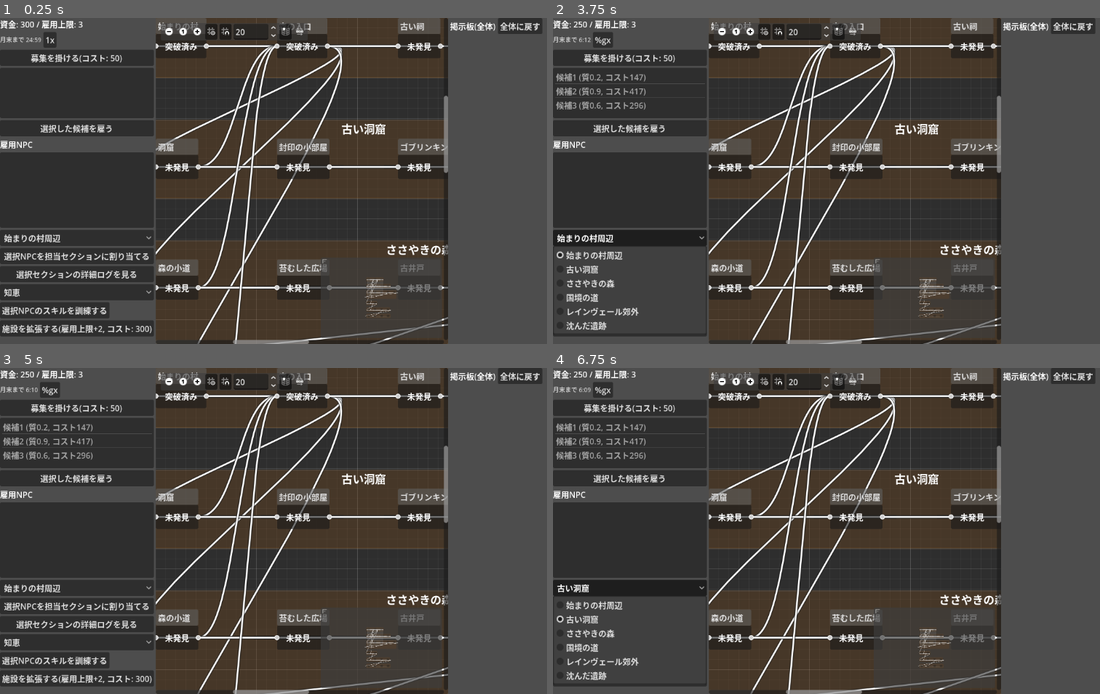
Above: before the commit, frames 1-4 (two rows, left to right).
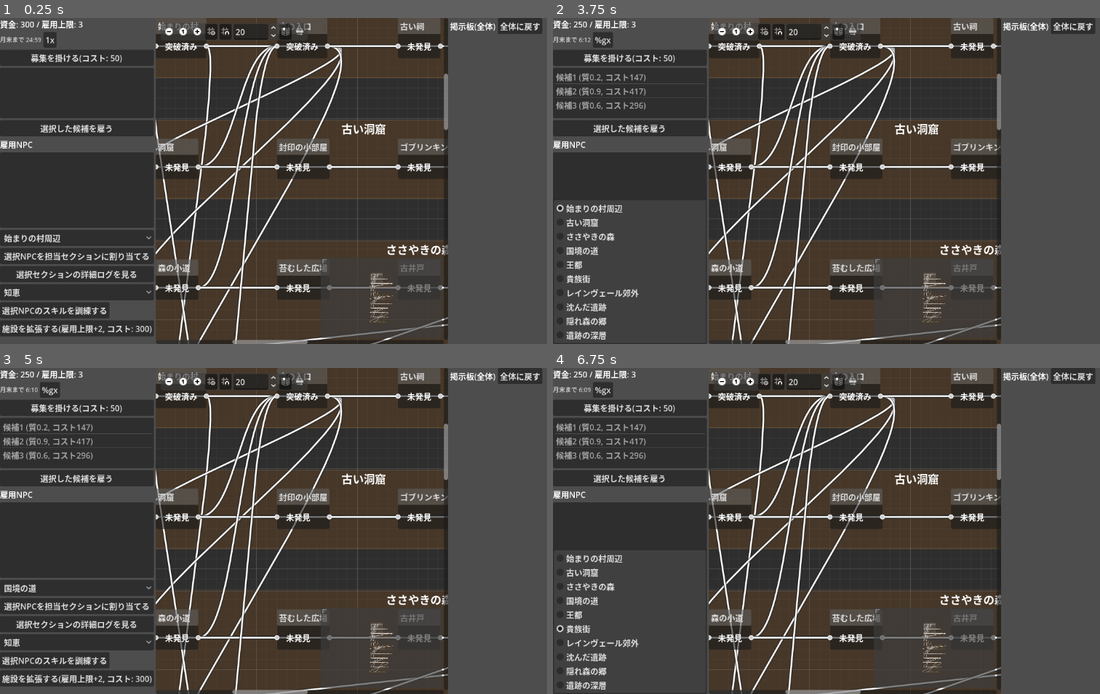
Above: after the commit, the same moments.

Repository: theronium/WorldSeeker
Game: Godot game, scene res://scenes/main.tscn
The game is run twice, just before and just after one commit, with the same random seed, the same clock (stepped at 60 frames per second) and the same inputs.
Inputs (mouse positions are in pixels of both pictures, inside the frame that each line leads up to):
- Up to frame 1 (0.25 s): no input
- Up to frame 2 (3.75 s): click "1x" at 0.5 s; click "%gx" at 1.25 s; click "募集を掛ける(コスト: 50)" at 2 s; click "選択した候補を雇う" at 2.75 s; click "始まりの村周辺" at 3.5 s
- Up to frame 3 (5 s): click "選択NPCを担当セクションに割り当てる" at 4.25 s
- Up to frame 4 (6.75 s): click (629, 586) at 5 s, where only the run after the commit has a clickable "国境の道"; click "選択セクションの詳細ログを見る" at 5.75 s; click (629, 586) at 6.5 s, where only the run after the commit has a clickable "貴族街"

The runs differ from the first frame. In frame 1, 1.0% of the frame differs, in the area x 28-82%, y 8-100%; in frame 2, 4.0%; in frame 3, 1.2%; in frame 4, 4.0%, in the area x 0-82%, y 8-100%.

Commit message:
Double world content: add capital/noble-quarter and elven-woods/deep-ruins content
Adds 4 new sections and 22 new floors across both existing areas
(kingdom: 王都/貴族街, reinvale: 隠れ森の郷/遺跡の深層), bringing the
world to 2 areas / 10 sections / 44 floors. Exercises higher-difficulty
skill gates (wisdom/lockpicking up to Lv4), two more bloodline gates
(旧家の血筋, 森人の血), and a new cross-section item reward chain
(thief_signet earned in 王都, spent in 貴族街). Verified reachable and
clearable end-to-end via a multi-phase in-place simulation (NPCs
reassigned across sections to exercise the cross-section item/bloodline
gates), then reverted the diagnostic code.

Co-Authored-By: Claude Sonnet 5 <noreply@anthropic.com>

Diff:
--- a/godot/scripts/world_data.gd
+++ b/godot/scripts/world_data.gd
@@ -12,6 +12,9 @@
 
 func _define_items() -> void:
 	Items.define("goblin_amulet", "ゴブリンキングの護符")
+	Items.define("old_expedition_map", "古い探検隊の地図")
+	Items.define("thief_signet", "盗賊の印章")
+	Items.define("crown_of_the_deep", "深淵の王冠")
 
 func _build_kingdom() -> void:
 	WorldMap.add_area("kingdom", "小さな王国")
@@ -19,9 +22,11 @@
 	WorldMap.add_section("old_cave_dungeon", "古い洞窟", "kingdom")
 	WorldMap.add_section("whispering_forest", "ささやきの森", "kingdom")
 	WorldMap.add_section("border_road", "国境の道", "kingdom")
+	WorldMap.add_section("capital_district", "王都", "kingdom")
+	WorldMap.add_section("noble_quarter", "貴族街", "kingdom")
 
 	# --- 始まりの村周辺 ---
-	WorldMap.add_node("village", "始まりの村", ["forest_edge"], {}, "village_area")
+	WorldMap.add_node("village", "始まりの村", ["forest_edge", "capital_road"], {}, "village_area")
 	WorldMap.add_node("forest_edge", "森の入口", ["village", "old_shrine", "cave", "forest_path", "border_path"], {}, "village_area")
 	WorldMap.add_node("old_shrine", "古い祠", ["forest_edge"], {"type": "skill", "skill": SkillTypes.Skill.WISDOM, "min_level": 2}, "village_area")
 	WorldMap.mark_passed("village")
@@ -96,15 +101,76 @@
 			{"side": "none", "name": "", "text": "「証がなければ通せぬ」衛兵は道を譲らなかった。", "outcome": "fail"},
 		])
 
+	# --- 王都 ---
+	WorldMap.add_node("capital_road", "王都へ続く街道", ["village", "capital_gate"], {}, "capital_district")
+	WorldMap.add_node("capital_gate", "王都の門", ["capital_road", "capital_plaza"], {}, "capital_district")
+	WorldMap.add_node("capital_plaza", "王都広場", ["capital_gate", "guild_hall", "market_district", "noble_gate"], {}, "capital_district")
+	WorldMap.add_node("guild_hall", "冒険者ギルド", ["capital_plaza", "archive_room"], {"type": "skill", "skill": SkillTypes.Skill.WISDOM, "min_level": 1}, "capital_district")
+	WorldMap.add_node("archive_room", "古文書庫", ["guild_hall", "royal_library"], {"type": "skill", "skill": SkillTypes.Skill.WISDOM, "min_level": 3}, "capital_district", "old_expedition_map")
+	WorldMap.add_node("royal_library", "王立図書館の禁書区画", ["archive_room"], {"type": "item", "item": "old_expedition_map"}, "capital_district")
+	WorldMap.add_node("market_district", "商業区", ["capital_plaza", "back_alley"], {}, "capital_district")
+	WorldMap.add_node("back_alley", "裏路地", ["market_district", "thieves_den"], {"type": "skill", "skill": SkillTypes.Skill.LOCKPICKING, "min_level": 2}, "capital_district")
+	WorldMap.add_node("thieves_den", "盗賊団のアジト", ["back_alley"], {"type": "combat", "enemy_power": 35}, "capital_district", "thief_signet")
+
+	WorldMap.set_event_scripts("archive_room",
+		[
+			{"side": "none", "name": "古文書庫", "text": "崩れかけた棚に、色褪せた探検記録の束が眠っている。", "next": 1},
+			{"side": "none", "name": "", "text": "記録の中から、当時の探検隊が遺した地図を見つけ出した。", "outcome": "pass"},
+		],
+		[
+			{"side": "none", "name": "古文書庫", "text": "崩れかけた棚に、色褪せた探検記録の束が眠っている。", "next": 1},
+			{"side": "none", "name": "", "text": "文字はほとんど判読できず、手がかりは得られなかった。", "outcome": "fail"},
+		])
+
+	WorldMap.set_event_scripts("thieves_den",
+		[
+			{"side": "right", "name": "盗賊団の頭目", "text": "裏路地に迷い込むとはな……高くつくぜ？", "next": 1},
+			{"side": "none", "name": "", "text": "頭目を打ち倒し、印章を回収した。", "outcome": "pass"},
+		],
+		[
+			{"side": "right", "name": "盗賊団の頭目", "text": "裏路地に迷い込むとはな……高くつくぜ？", "next": 1},
+			{"side": "none", "name": "", "text": "一味に囲まれ、命からがら逃げ出した。", "outcome": "fail"},
+		])
+
+	# --- 貴族街 ---
+	# 王都広場(capital_plaza)から血筋を示すことで入れる区画。
+	WorldMap.add_node("noble_gate", "貴族街の門", ["capital_plaza", "manor_garden"], {"type": "innate_trait", "trait": "bloodline", "value": "旧家の血筋"}, "noble_quarter")
+	WorldMap.add_node("manor_garden", "屋敷の庭園", ["noble_gate", "hidden_vault", "cathedral_square"], {}, "noble_quarter")
+	WorldMap.add_node("hidden_vault", "隠し金庫室", ["manor_garden"], {"type": "item", "item": "thief_signet"}, "noble_quarter")
+	WorldMap.add_node("cathedral_square", "大聖堂前広場", ["manor_garden", "bell_tower"], {}, "noble_quarter")
+	WorldMap.add_node("bell_tower", "大聖堂の鐘楼", ["cathedral_square"], {"type": "skill", "skill": SkillTypes.Skill.DESTRUCTION, "min_level": 3}, "noble_quarter")
+
+	WorldMap.set_event_scripts("noble_gate",
+		[
+			{"side": "left", "name": "門番", "text": "ここから先は由緒ある家柄の者のみが立ち入れる。家名を名乗れ。", "next": 1},
+			{"side": "none", "name": "", "text": "血筋を確かめた門番は、静かに門を開いた。", "outcome": "pass"},
+		],
+		[
+			{"side": "left", "name": "門番", "text": "ここから先は由緒ある家柄の者のみが立ち入れる。家名を名乗れ。", "next": 1},
+			{"side": "none", "name": "", "text": "「聞いたことのない家名だ」門番は取り合わなかった。", "outcome": "fail"},
+		])
+
+	WorldMap.set_event_scripts("hidden_vault",
+		[
+			{"side": "none", "name": "隠し金庫室", "text": "扉には見覚えのある紋章の凹みがある。", "next": 1},
+			{"side": "none", "name": "", "text": "盗賊団の印章を差し込むと、重い扉が開いた。", "outcome": "pass"},
+		],
+		[
+			{"side": "none", "name": "隠し金庫室", "text": "扉には見覚えのある紋章の凹みがある。", "next": 1},
+			{"side": "none", "name": "", "text": "凹みに合う印章を持っていない。扉は開かなかった。", "outcome": "fail"},
+		])
+
 func _build_reinvale() -> void:
 	WorldMap.add_area("reinvale", "隣国レインヴェール")
 	WorldMap.add_section("reinvale_outskirts", "レインヴェール郊外", "reinvale")
 	WorldMap.add_section("sunken_ruins", "沈んだ遺跡", "reinvale")
+	WorldMap.add_section("elven_woods", "隠れ森の郷", "reinvale")
+	WorldMap.add_section("sunken_depths", "遺跡の深層", "reinvale")
 
 	# --- レインヴェール郊外 ---
 	# 王国の国境検問所(border_checkpoint)を突破すると、ここが隣接フロアとして開ける。
 	WorldMap.add_node("reinvale_gate", "国境門", ["border_checkpoint", "market_road"], {}, "reinvale_outskirts")
-	WorldMap.add_node("market_road", "市場通り", ["reinvale_gate", "old_watchtower", "riverside"], {}, "reinvale_outskirts")
+	WorldMap.add_node("market_road", "市場通り", ["reinvale_gate", "old_watchtower", "riverside", "elf_ward"], {}, "reinvale_outskirts")
 	WorldMap.add_node("old_watchtower", "古い物見塔", ["market_road"], {"type": "skill", "skill": SkillTypes.Skill.WISDOM, "min_level": 3}, "reinvale_outskirts")
 	WorldMap.add_node("riverside", "川辺の道", ["market_road", "sunken_path"], {}, "reinvale_outskirts")
 
@@ -112,7 +178,7 @@
 	WorldMap.add_node("sunken_path", "水没した小道", ["riverside", "ruin_entrance"], {}, "sunken_ruins")
 	WorldMap.add_node("ruin_entrance", "遺跡の入口", ["sunken_path", "ruin_hall"], {"type": "skill", "skill": SkillTypes.Skill.LOCKPICKING, "min_level": 3}, "sunken_ruins")
 	WorldMap.add_node("ruin_hall", "遺跡の大広間", ["ruin_entrance", "throne_room"], {}, "sunken_ruins")
-	WorldMap.add_node("throne_room", "沈める王の間", ["ruin_hall"], {"type": "combat", "enemy_power": 70}, "sunken_ruins")
+	WorldMap.add_node("throne_room", "沈める王の間", ["ruin_hall", "depths_stair"], {"type": "combat", "enemy_power": 70}, "sunken_ruins")
 
 	WorldMap.set_event_scripts("old_watchtower",
 		[
@@ -133,3 +199,57 @@
 			{"side": "right", "name": "沈める王", "text": "……何用だ、我が眠りを妨げる者よ。", "next": 1},
 			{"side": "none", "name": "", "text": "王の力は圧倒的で、生きて広間を後にするのが精一杯だった。", "outcome": "fail"},
 		])
+
+	# --- 隠れ森の郷 ---
+	# 市場通り(market_road)から森人の血を示すことで入れる隠れ里。
+	WorldMap.add_node("elf_ward", "森の結界", ["market_road", "elder_grove"], {"type": "innate_trait", "trait": "bloodline", "value": "森人の血"}, "elven_woods")
+	WorldMap.add_node("elder_grove", "長老の木立", ["elf_ward", "spirit_shrine", "moonwell_guardian"], {}, "elven_woods")
+	WorldMap.add_node("spirit_shrine", "精霊の祠", ["elder_grove"], {"type": "skill", "skill": SkillTypes.Skill.WISDOM, "min_level": 4}, "elven_woods")
+	WorldMap.add_node("moonwell_guardian", "月の泉の守護者", ["elder_grove"], {"type": "combat", "enemy_power": 55}, "elven_woods")
+
+	WorldMap.set_event_scripts("elf_ward",
+		[
+			{"side": "left", "name": "森の精霊", "text": "結界の向こうから声がする。「森人の血を持たぬ者は通さぬ」", "next": 1},
+			{"side": "none", "name": "", "text": "血の証を認めた結界が、静かに揺らいで道を開いた。", "outcome": "pass"},
+		],
+		[
+			{"side": "left", "name": "森の精霊", "text": "結界の向こうから声がする。「森人の血を持たぬ者は通さぬ」", "next": 1},
+			{"side": "none", "name": "", "text": "結界はびくともせず、弾き返されてしまった。", "outcome": "fail"},
+		])
+
+	WorldMap.set_event_scripts("moonwell_guardian",
+		[
+			{"side": "right", "name": "月の泉の守護者", "text": "泉の水面が波立ち、古の獣が姿を現す。", "next": 1},
+			{"side": "none", "name": "", "text": "守護者を退け、泉には再び静けさが戻った。", "outcome": "pass"},
+		],
+		[
+			{"side": "right", "name": "月の泉の守護者", "text": "泉の水面が波立ち、古の獣が姿を現す。", "next": 1},
+			{"side": "none", "name": "", "text": "獣の力に押され、木立の外まで追い返された。", "outcome": "fail"},
+		])
+
+	# --- 遺跡の深層 ---
+	# 沈める王の間(throne_room)を突破すると、さらに奥へ続く階段が見つかる。
+	WorldMap.add_node("depths_stair", "深層へ続く階段", ["throne_room", "flooded_crypt"], {}, "sunken_depths")
+	WorldMap.add_node("flooded_crypt", "水没した墓所", ["depths_stair", "drowned_throne"], {"type": "skill", "skill": SkillTypes.Skill.LOCKPICKING, "min_level": 4}, "sunken_depths")
+	WorldMap.add_node("drowned_throne", "溺れし玉座の間", ["flooded_crypt", "treasure_hall"], {"type": "combat", "enemy_power": 90}, "sunken_depths", "crown_of_the_deep")
+	WorldMap.add_node("treasure_hall", "王冠の間", ["drowned_throne"], {"type": "item", "item": "crown_of_the_deep"}, "sunken_depths")
+
+	WorldMap.set_event_scripts("drowned_throne",
+		[
+			{"side": "right", "name": "溺れし王の亡霊", "text": "……我が王冠を求め、ここまで来たか。", "next": 1},
+			{"side": "none", "name": "", "text": "亡霊はついに力尽き、水底へと崩れ落ちていった。", "outcome": "pass"},
+		],
+		[
+			{"side": "right", "name": "溺れし王の亡霊", "text": "……我が王冠を求め、ここまで来たか。", "next": 1},
+			{"side": "none", "name": "", "text": "圧倒的な力の前に、なすすべなく押し戻された。", "outcome": "fail"},
+		])
+
+	WorldMap.set_event_scripts("treasure_hall",
+		[
+			{"side": "none", "name": "王冠の間", "text": "水底に沈んだ台座に、王冠を収める窪みがある。", "next": 1},
+			{"side": "none", "name": "", "text": "深淵の王冠を捧げると、間全体が静かな光に包まれた。", "outcome": "pass"},
+		],
+		[
+			{"side": "none", "name": "王冠の間", "text": "水底に沈んだ台座に、王冠を収める窪みがある。", "next": 1},
+			{"side": "none", "name": "", "text": "王冠を持たぬ今は、台座はただ沈黙している。", "outcome": "fail"},
+		])
Not shown, changed: docs/HANDOFF.md
Not shown, changed: docs/design.md
